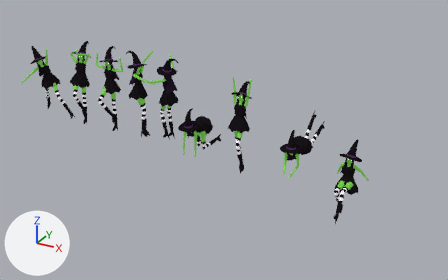
One commit to the Blender file assets/models/characters/halloween/witch.blend: the scene before it, then after it.
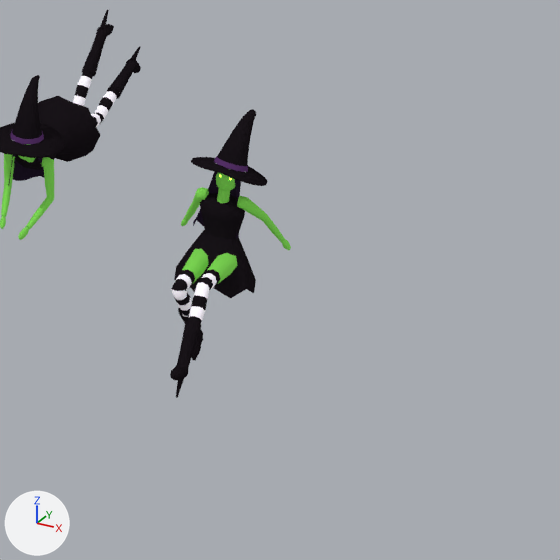
There are two pictures of each version: one whole from a camera (50 mm lens) standing at (5.11, -7.25, 3.88) and looking at (1.04, 0.14, 0.19), one close up on the part from 63% to 100% of the width and 38% to 97% of the height. Arrows for +X, +Y and +Z are at lower left; the lights stay in place. The last two pictures show the newer version.

Script lines for the objects in view, before the commit:
```python
ob_hw_witch_peek = bpy.data.objects.new('HW_Witch_Peek', me_hw_witch_peek)
ob_hw_witch_peek.parent = ob_halloween_witch_root
ob_hw_witch_peek.location = (2.2, 0.0, 0.0)
ob_hw_witch_sit = bpy.data.objects.new('HW_Witch_Sit', me_hw_witch_sit)
ob_hw_witch_sit.parent = ob_halloween_witch_root
ob_hw_witch_sit.location = (3.0, 0.0, 0.0)
```
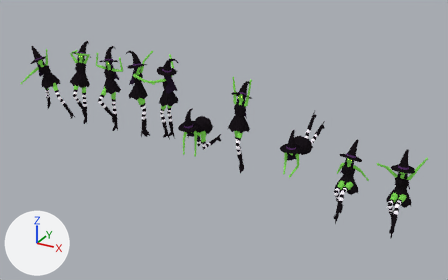
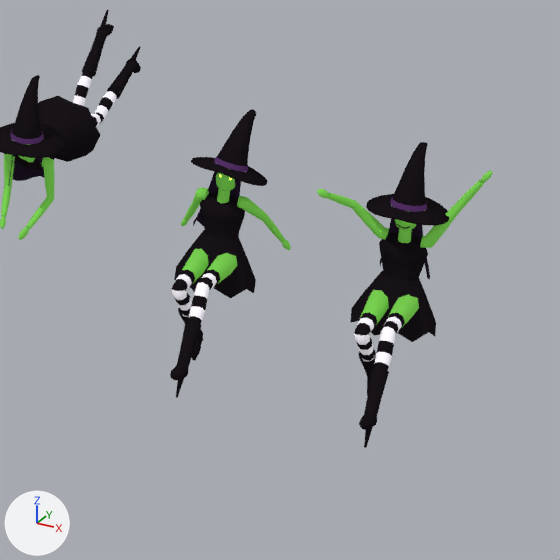
Changed parts and their boxes [x1, y1, x2, y2] in the close-ups (560 x 560 px):
'HW_Witch_SitHappy', added
    after: [317, 142, 492, 448]
    faces in mat_hw_witchblack (black #141014): [350, 142, 449, 448]
    faces in mat_hw_witchskin (green #6fbf4a, glowing green #6fbf4a): [317, 171, 492, 326]
    faces in mat_hw_witchtightswhite (white #ebe6ef, glowing white #ebe6ef): [354, 317, 402, 366]
    faces in mat_hw_witchhair (black #1d1424): [380, 207, 430, 280]
    faces in mat_hw_witchhatband (dark purple #4a2a5a): [390, 197, 427, 212]

What changed in the scene script:
```text
Add me_hw_witch_sithappy:
    me_hw_witch_sithappy.from_pydata(...)  # 1322 vertices, 1188 faces; spans x -0.291..0.274, y -0.727..0.177, z -0.343..0.639
    me_hw_witch_sithappy.polygons.foreach_set('use_smooth', [True] * 1188)
    # faces by material slot: [366, 482, 216, 12, 32, 80]
    me_hw_witch_sithappy.materials.append(mat_hw_witchskin)  # green #6fbf4a, glowing green #6fbf4a
    me_hw_witch_sithappy.materials.append(mat_hw_witchblack)  # black #141014
    me_hw_witch_sithappy.materials.append(mat_hw_witchhair)  # black #1d1424
    me_hw_witch_sithappy.materials.append(mat_hw_witchhatband)  # dark purple #4a2a5a
    me_hw_witch_sithappy.materials.append(mat_hw_witcheyes)  # green #b6ff3a, glowing green #b6ff3a
    me_hw_witch_sithappy.materials.append(mat_hw_witchtightswhite)  # white #ebe6ef, glowing white #ebe6ef
Add ob_hw_witch_sithappy:
    ob_hw_witch_sithappy = bpy.data.objects.new('HW_Witch_SitHappy', me_hw_witch_sithappy)
    ob_hw_witch_sithappy.parent = ob_halloween_witch_root
    ob_hw_witch_sithappy.location = (3.7, 0.0, 0.0)
```
